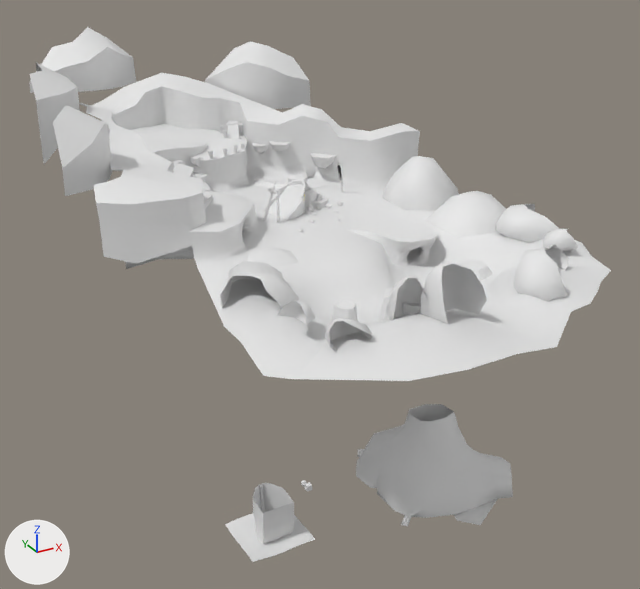
The FBX model Assets/Models/Levels/TidalPool/TidalPool.fbx: old version first, new version second.
Both versions are drawn from a camera (50 mm lens) standing at (-191.0, -331.0, 143.0) and looking at (12.0, 39.0, -42.0). The lights are fixed; the arrows at lower left show +X, +Y and +Z. Where no turn or scale is listed for an object, it has been applied to the vertices. Vertices at the same position are counted once.

Names of what the first picture shows: 'Ground', 'ShipSlide'.
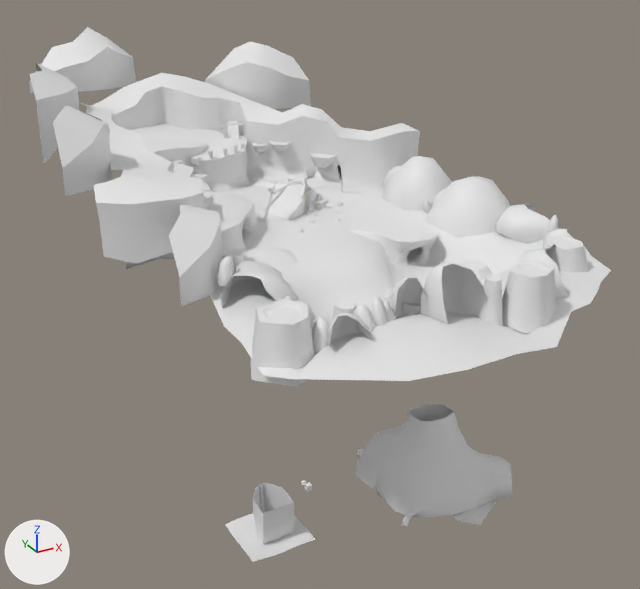
The edits, one by one:
me_plane_001 is used by ob_ground; location (0.0, 0.0, 0.0).
me_plane_001 had 2664 vertices, 2614 faces and spanned x -109.0..109.0, y -121.0..211.0, z -166.0..78.0.
me_plane_001 now has 3005 vertices, 2940 faces and spans x -109.0..109.0, y -121.0..211.0, z -166.0..78.0.
me_plane_001 part 1: the loose piece of 24 vertices spanning x -41.0..-31.0, y -74.0..-61.0, z -7.0..6.0 is copied, and the copy is turned -105.8 degrees about the z axis through its middle and scaled by 1.11, then moved by (-22.0, 57.0, 4.0); it spans x -64.0..-50.0, y -17.0..-6.0, z -3.0..11.0.
me_plane_001 part 2: 30 vertices moved from x -57.0..87.0, y -94.0..12.0, z -1.0..16.0 to x -57.0..87.0, y -94.0..12.0, z -3.0..23.0; 317 vertices added at x -86.0..91.0, y -106.0..60.0, z -8.0..31.0.
Object 'Rigging' (ob_rigging) is deleted.

Where the change shows, as pixel boxes (x1, y1, x2, y2) in the pictures (640 x 589 px):
'Rigging', deleted
    before: (277, 191, 280, 223)
part 1 of me_plane_001, added
    after: (222, 250, 244, 282)
part 2 of me_plane_001, built on
    before: (295, 191, 550, 346)
    after: (169, 166, 589, 387)
